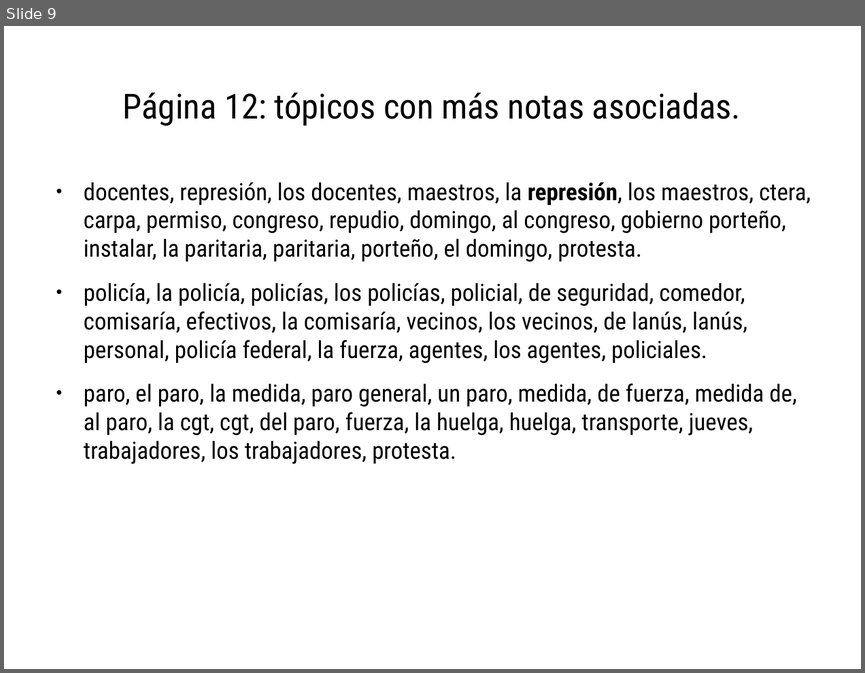
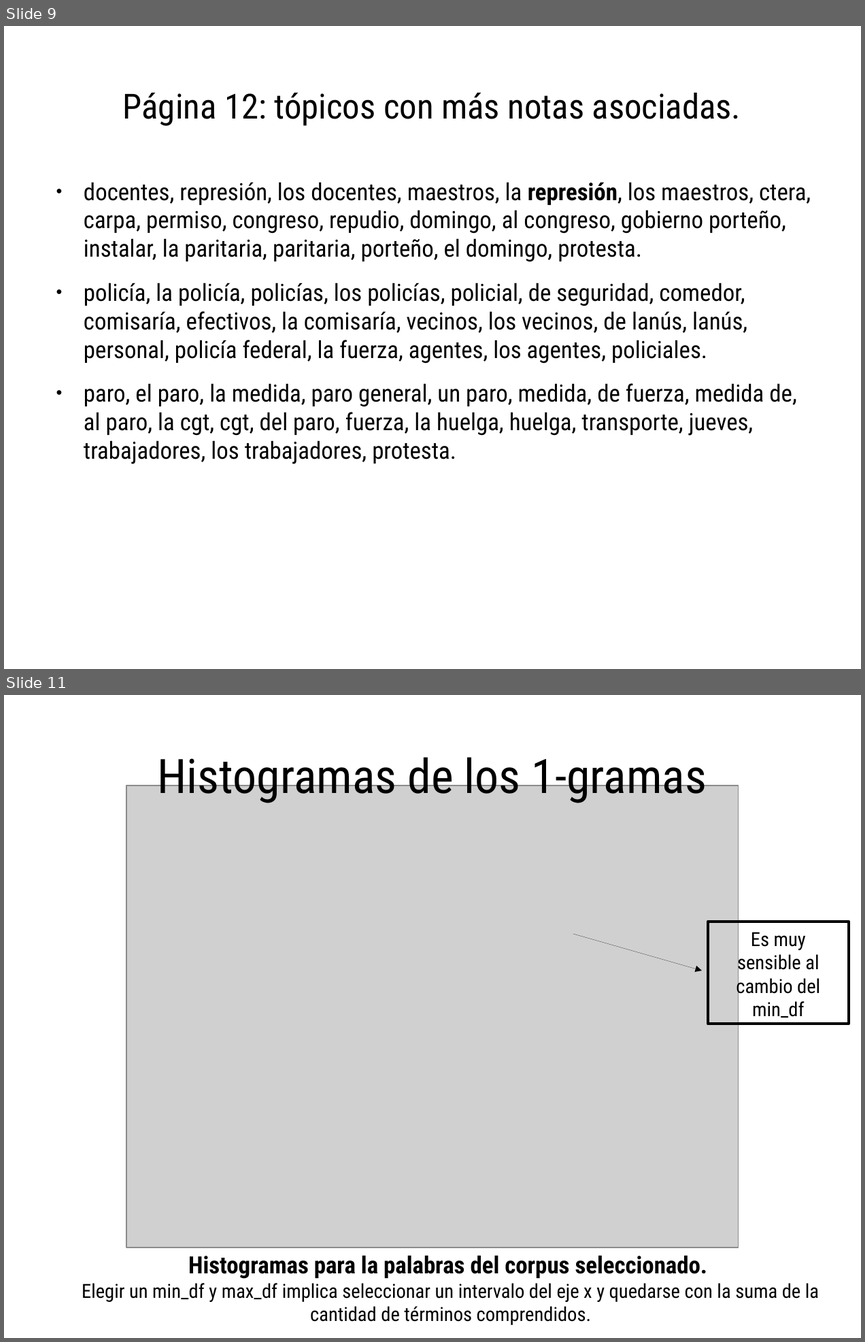
Before and after one commit to spinto88/Analisis_medios, a slide deck: Comparacion_agendas.odp. Shown one above the other, each under a label of ours: slide 9 before the commit, slides 9 and 11 after it; the slides between them are not shown. The pictures are 865x673 and 865x1342 pixels, drawn with LibreOffice and Linux fonts; fonts in the diff are those of the drawing; grey boxes stand for pictures. Boxes give left, top, right and bottom in pixels: in the first picture for what was removed or moved away, otherwise in the second. Text is boxed around its words. In the diff, an @@ line names an element or a change of style, - is before the commit and + after.

```diff
--- a/Comparacion_agendas.odp
+++ b/Comparacion_agendas.odp
@@ slide 11 added at (4,695,861,1338), background #FFFFFF @@
@@ title added at (158,749,706,804), 44 pt, text #000000 @@
+Histogramas de los 1-gramas
@@ picture added at (126,785,738,1247) @@
@@ arrow added from (573, 934) to (702, 970), #000000 0 pt @@
@@ rectangle added at (708,921,849,1023), outline #000000 2.83 pt, 18 pt, text #000000 @@
+Es muy sensible al cambio del min_df
@@ text added at (82,1255,819,1325), 18 pt, text #000000 @@
+Histogramas para la palabras del corpus seleccionado.
+Elegir un min_df y max_df implica seleccionar un intervalo del eje x y quedarse con la suma de la cantidad de términos comprendidos.
```
Also in this commit, not shown: 1 slide changed, 15 other slides added, 9 other files.
